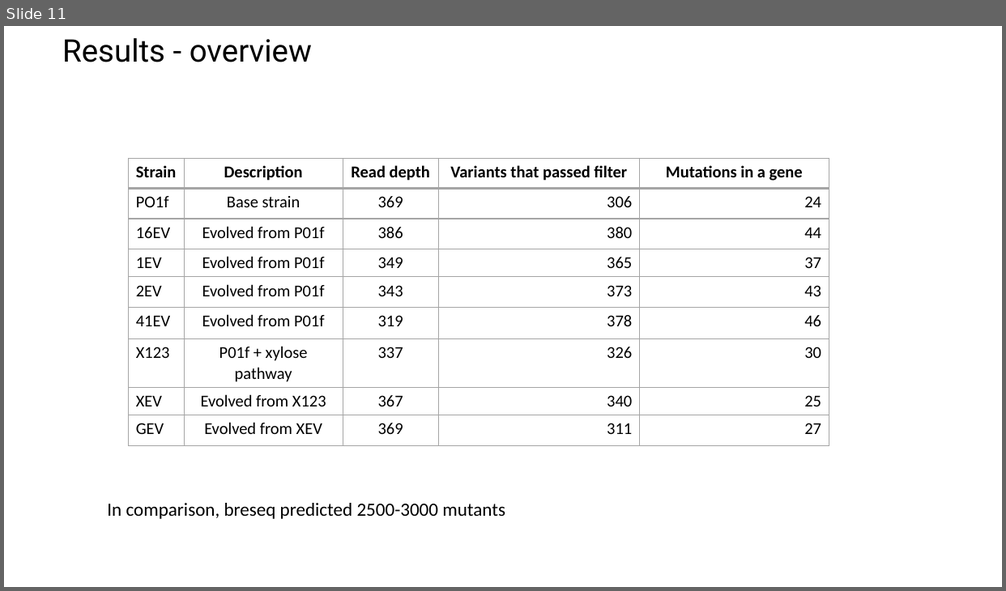
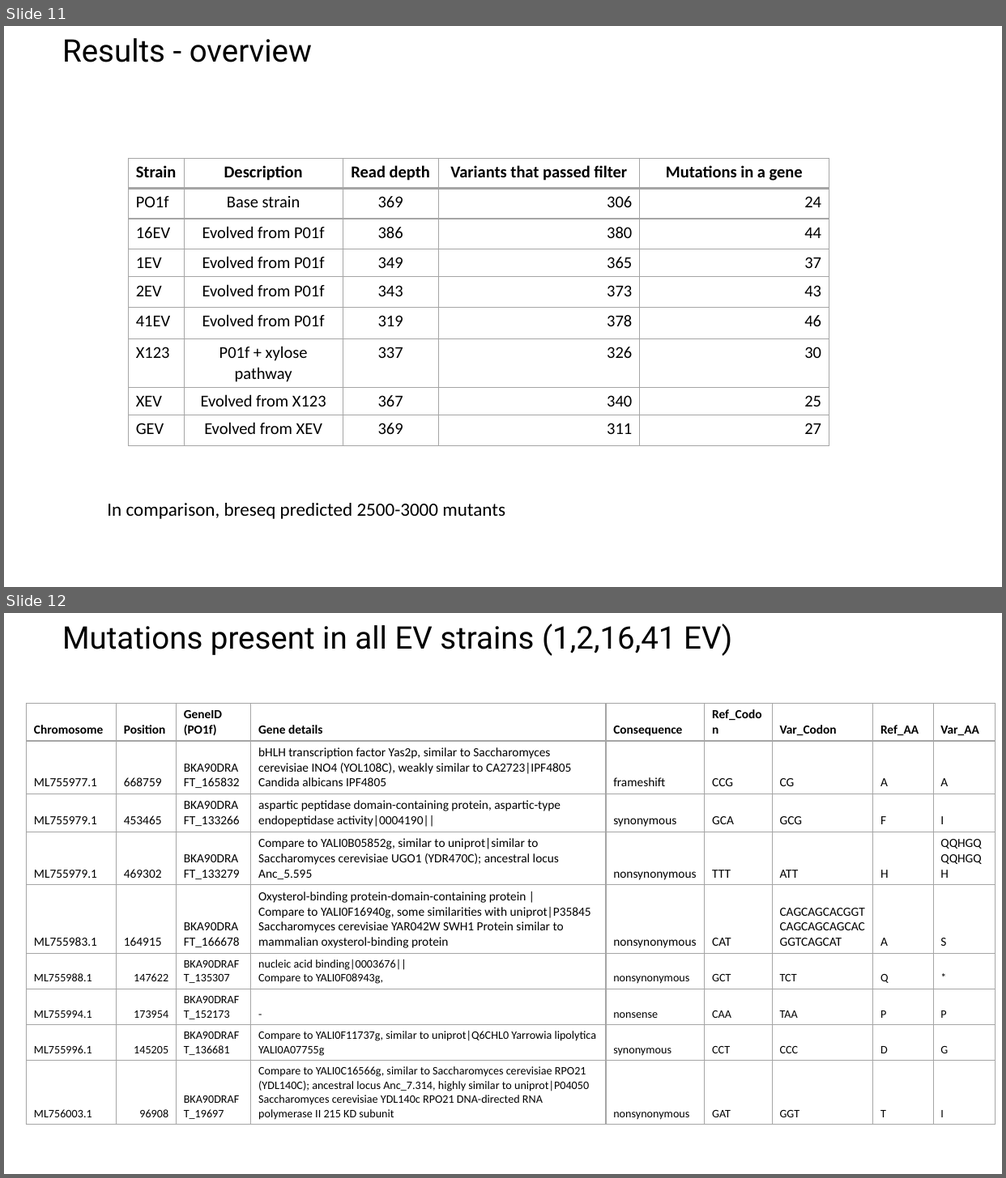
Before and after one commit to raogroupuiuc/yl_variantcalling, a slide deck: 20210511 Update - DNAseq YL.pptx. Shown one above the other, each under a label of ours: slide 11 before the commit, slides 11 and 12 after it. The pictures are 1006x591 and 1006x1178 pixels, drawn with LibreOffice and Linux fonts; fonts in the diff are those of the drawing; background and template pictures are left out. Boxes give left, top, right and bottom in pixels: in the first picture for what was removed or moved away, otherwise in the second. Text is boxed around its words. In the diff, an @@ line names an element or a change of style, - is before the commit and + after.

Commit message:
added mutation location in CDS and updated ppt

```diff
--- a/20210511 Update - DNAseq YL.pptx
+++ b/20210511 Update - DNAseq YL.pptx
@@ slide 12 added at (x1=4, y1=613, x2=1002, y2=1174), background picture (left out) @@
@@ title added at (x1=62, y1=624, x2=732, y2=656), 30 pt, text #000000 @@
+Mutations present in all EV strains (1,2,16,41 EV)
@@ table added at (x1=27, y1=703, x2=995, y2=1123), 9 rows, 9 columns @@
+Chromosome | Position | GeneID (PO1f) | Gene details | Consequence | Ref_Codon | Var_Codon | Ref_AA | Var_AA
+ML755977.1 | 668759 | BKA90DRAFT_165832 | bHLH transcription factor Yas2p, similar to Saccharomyces cerevisiae INO4 (YOL108C), weakly similar to CA2723|IPF4805 Candida albicans IPF4805 | frameshift | CCG | CG | A | A
+ML755979.1 | 453465 | BKA90DRAFT_133266 | aspartic peptidase domain-containing protein, aspartic-type endopeptidase activity|0004190|| | synonymous | GCA | GCG | F | I
+ML755979.1 | 469302 | BKA90DRAFT_133279 | Compare to YALI0B05852g, similar to uniprot|similar to Saccharomyces cerevisiae UGO1 (YDR470C); ancestral locus Anc_5.595 | nonsynonymous | TTT | ATT | H | QQHGQQQHGQH
+ML755983.1 | 164915 | BKA90DRAFT_166678 | Oxysterol-binding protein-domain-containing protein | / Compare to YALI0F16940g, some similarities with uniprot|P35845 Saccharomyces cerevisiae YAR042W SWH1 Protein similar to mammalian oxysterol-binding protein | nonsynonymous | CAT | CAGCAGCACGGTCAGCAGCAGCACGGTCAGCAT | A | S
+ML755988.1 | 147622 | BKA90DRAFT_135307 | nucleic acid binding|0003676|| / Compare to YALI0F08943g, | nonsynonymous | GCT | TCT | Q | *
+ML755994.1 | 173954 | BKA90DRAFT_152173 | - | nonsense | CAA | TAA | P | P
+ML755996.1 | 145205 | BKA90DRAFT_136681 | Compare to YALI0F11737g, similar to uniprot|Q6CHL0 Yarrowia lipolytica YALI0A07755g | synonymous | CCT | CCC | D | G
+ML756003.1 | 96908 | BKA90DRAFT_19697 | Compare to YALI0C16566g, similar to Saccharomyces cerevisiae RPO21 (YDL140C); ancestral locus Anc_7.314, highly similar to uniprot|P04050 Saccharomyces cerevisiae YDL140c RPO21 DNA-directed RNA polymerase II 215 KD subunit | nonsynonymous | GAT | GGT | T | I
```
Also in this commit, not shown: 9 other slides added, 1 slide removed, 1 other file.
